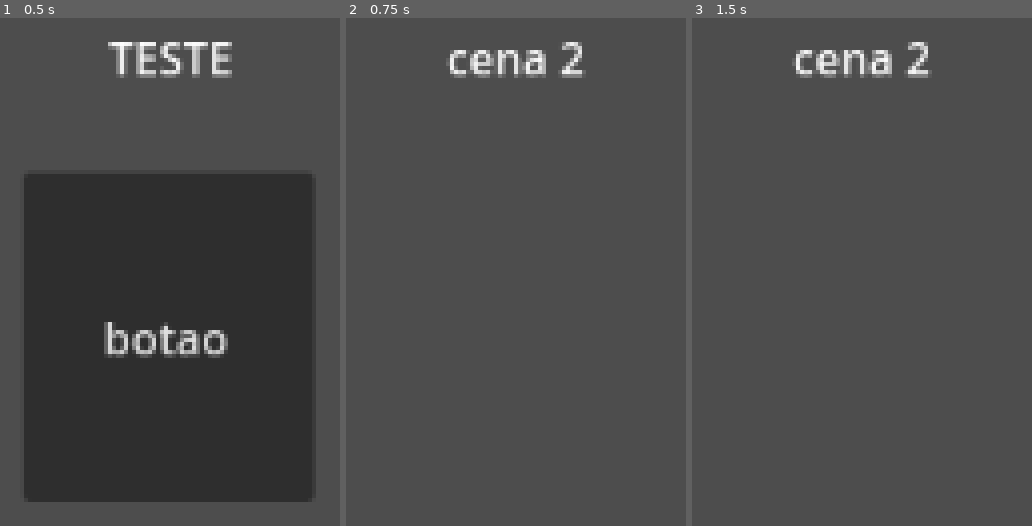
Above: before the commit, frames 1-3 (left to right).
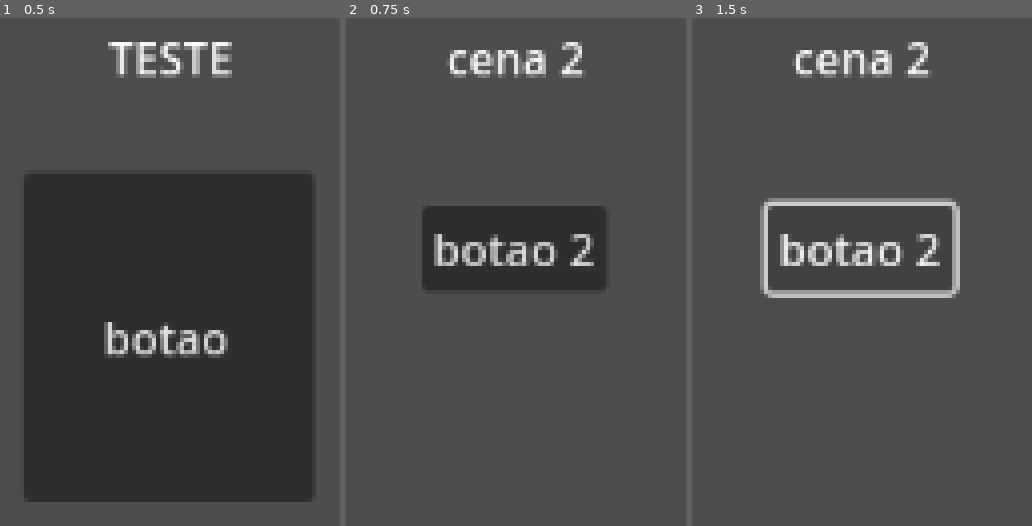
Above: after the commit, the same moments.

Repository: qfaxas/alpha_odicell
Game: Godot game, scene res://control.tscn
Two runs of this game, one before a commit and one after it. Both use one fixed random seed, a clock stepped at 60 frames per second and the inputs below.
Inputs (mouse positions are in pixels of both pictures, inside the frame that each line leads up to):
- Up to frame 1 (0.5 s): no input
- Up to frame 2 (0.75 s): click "botao" at 0.5 s
- Up to frame 3 (1.5 s): click (862, 246) at 1.25 s, where only the run after the commit has a clickable "botao 2"

Frame 1 is identical in both runs. In frame 2, 8.3% of the frame differs, in the area x 22-77%, y 37-54%; in frame 3, 3.9%.

Commit message:
adicionei 2 botao

Diff:
--- a/cena_2.tscn
+++ b/cena_2.tscn
@@ -22,3 +22,11 @@
 grow_horizontal = 2
 grow_vertical = 2
 text = "cena 2"
+
+[node name="Button" type="Button" parent="."]
+layout_mode = 0
+offset_left = 542.0
+offset_top = 378.0
+offset_right = 609.0
+offset_bottom = 409.0
+text = "botao 2"
